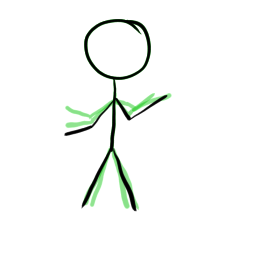
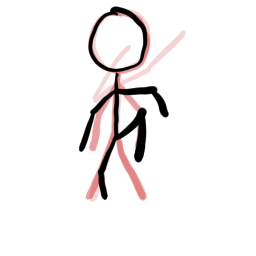
Before/after of a 256 x 256 layered artwork. What changed in the layer stack:
painted on "Layer 2" over [64, 6, 186, 212]
removed layer "Layer 3" over [64, 6, 186, 212]
